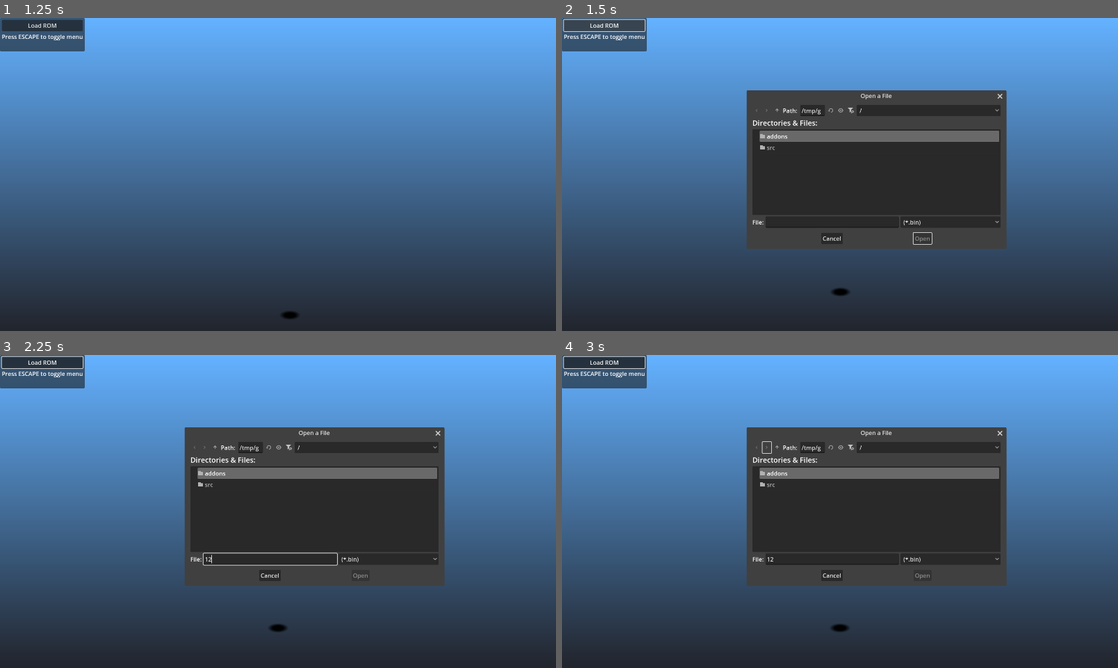
Above: before the commit, frames 1-4 (two rows, left to right).
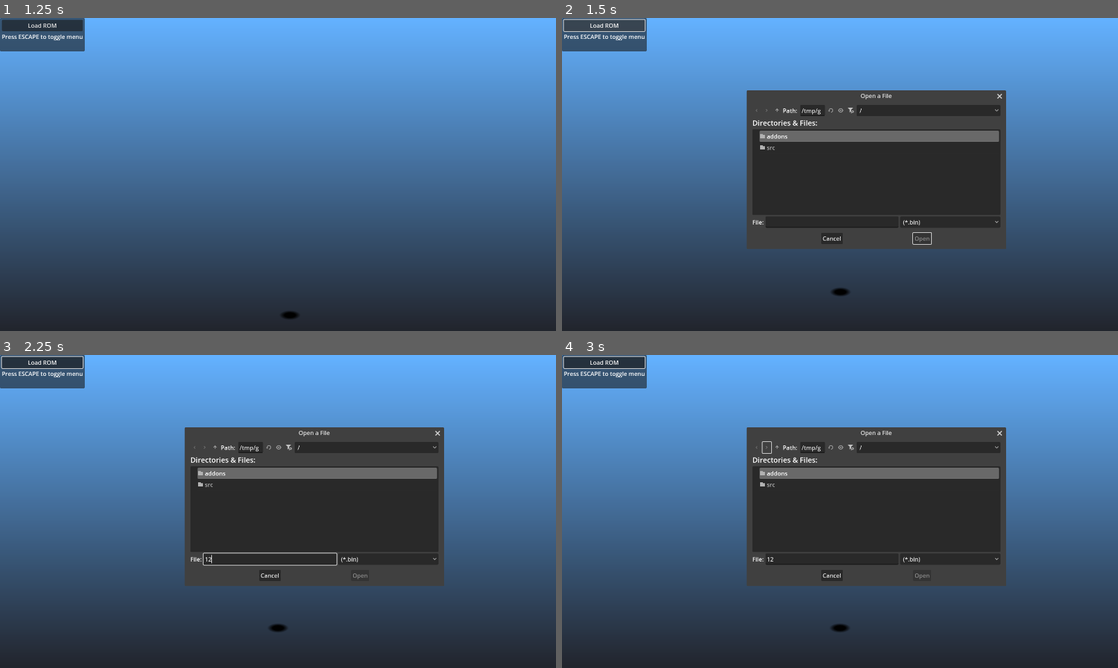
Above: after the commit, the same moments.

Repository: mrgudenheim/TacticsEngineG
Game: Godot game, scene res://src/Map/map_viewer.tscn
The game is run twice, just before and just after one commit, with the same random seed, the same clock (stepped at 60 frames per second) and the same inputs.
Inputs (mouse positions are in pixels of both pictures, inside the frame that each line leads up to):
- Up to frame 1 (1.25 s): tap Enter (ui_accept) at 0.5, 0.77 s; move the mouse to (400, 158) at 0.52 s; hold D from 0.53 s (still down); click (400, 158) at 0.6 s
- Up to frame 2 (1.5 s): release D at 1.25 s; click "Load ROM" at 1.25 s
- Up to frame 3 (2.25 s): click (272, 558) at 2.02 s; type "12" at 2.1 s
- Up to frame 4 (3 s): click (767, 448) at 2.75 s

Frame 1 is identical in both runs. In frame 2, 0.1% of the frame differs, in the area x 61-80%, y 23-74%; in frame 3, 0.1%; in frame 4, 0.1%.
Error before the commit: Invalid access to property or key 'sequences' on a base object of type 'Nil'. (res://src/Unit/unit_animation_manager.gd:501)
Error after the commit: Out of bounds get index '0' (on base: 'Array[ItemData]') (res://src/Unit/unit_debug_menu.gd:46)

Commit message:
added item data

Diff:
--- a/src/Unit/unit.gd
+++ b/src/Unit/unit.gd
@@ -4,7 +4,8 @@
 # https://ffhacktics.com/wiki/Miscellaneous_Unit_Data
 # https://ffhacktics.com/wiki/Battle_Stats
 
-signal ability_set(id: int)
+signal ability_assigned(id: int)
+signal ability_completed()
 
 @export var controller: UnitControllerRT
 @export var animation_manager: UnitAnimationManager
@@ -24,7 +25,7 @@
 var game_over_trigger: bool = false
 var type_id = 0 # male, female, monster
 var death_counter: int = 3
-var zodiac = "Libra"
+var zodiac = "Ares"
 
 var innate_ability_ids: PackedInt32Array = []
 var skillsets: Array = []
@@ -32,7 +33,8 @@
 var support_ability: Array = []
 var movement_ability: Array = []
 
-var equipment: Array = []
+var primary_weapon: ItemData
+var equipment: PackedInt32Array = []
 
 var exp: int = 0
 var level: int = 0
@@ -71,7 +73,8 @@
 var job_levels
 var job_jp
 
-var ability_remaining_ct: int = 0 # TODO this should be tracked per ability?
+var charging_abilities_ids: PackedInt32Array = []
+var charging_abilities_remaining_ct: PackedInt32Array = [] # TODO this should be tracked per ability?
 var sprite_id: int = 0
 var portrait_palette_id: int = 0
 var unit_id: int = 0
@@ -118,12 +121,14 @@
 
 
 func initialize_unit() -> void:
+	animation_manager.unit_debug_menu.populate_options()
 	animation_manager.unit_debug_menu.anim_id_spin.value = idle_animation_id
 
 	# 1 cure
 	# 0xc8 blood suck
 	# 0x9b stasis sword
 	set_ability(0x9b)
+	set_primary_weapon(1)
 
 
 func _process(delta: float) -> void:
@@ -157,7 +162,12 @@
 		animation_manager.unit_debug_menu.anim_id_spin.value = ability_data.animation_charging_id + int(is_back_facing)
 		await get_tree().create_timer(0.1 + (ability_data.ticks_charge_time * 0.1)).timeout
 	if ability_data.animation_executing_id != 0:
-		animation_manager.unit_debug_menu.anim_id_spin.value = ability_data.animation_executing_id + int(is_back_facing)
+		if ability_data.animation_executing_id == 0:
+			#animation_executing_id = 0x3e * 2 # TODO look up based on equiped weapon and target relative height
+			#animation_manager.unit_debug_menu.anim_id_spin.value = 0x3e * 2 # TODO look up based on equiped weapon and target relative height
+			animation_manager.unit_debug_menu.anim_id_spin.value = RomReader.battle_bin_data.weapon_animation_ids[primary_weapon.item_type].y * 2 # TODO lookup based on target relative height
+		else:
+			animation_manager.unit_debug_menu.anim_id_spin.value = ability_data.animation_executing_id + int(is_back_facing)
 
 		var new_vfx_location: Node3D = Node3D.new()
 		new_vfx_location.position = pos
@@ -172,6 +182,7 @@
 
 		await animation_manager.animation_completed
 
+	ability_completed.emit()
 	animation_manager.reset_sprites()
 	animation_manager.unit_debug_menu.anim_id_spin.value = idle_animation_id  + int(is_back_facing)
 	can_move = true
@@ -253,4 +264,10 @@
 
 	animation_manager.unit_debug_menu.sprite_viewer.texture = ImageTexture.create_from_image(ability_data.vfx_data.vfx_spr.spritesheet)
 
-	ability_set.emit(new_ability_id)
+	ability_assigned.emit(new_ability_id)
+
+func set_primary_weapon(new_weapon_id: int) -> void:
+	#ability_id = new_ability_id
+	primary_weapon = RomReader.items[new_weapon_id]
+
+	#ability_assigned.emit(new_ability_id)
--- a/src/Unit/unit_debug_menu.gd
+++ b/src/Unit/unit_debug_menu.gd
@@ -22,7 +22,7 @@
 	unit_controller = get_parent() as UnitControllerRT
 	unit = get_parent().get_parent() as UnitData
 
-	RomReader.rom_loaded.connect(populat_sprite_options)
+	RomReader.rom_loaded.connect(populate_sprite_options)
 	sprite_options.item_selected.connect(_on_sprite_option_selected)
 	anim_id_spin.value_changed.connect(_on_anim_id_spin_value_changed)
 	weapon_options.item_selected.connect(func(idx) -> void:
@@ -32,7 +32,7 @@
 		animation_manager._on_animation_changed())
 
 	ability_id_spin.value_changed.connect(_on_ability_id_value_changed)
-	unit.ability_set.connect(func(id): ability_id_spin.value = id)
+	unit.ability_assigned.connect(func(id): ability_id_spin.value = id)
 
 func _process(delta: float) -> void:
 	position = MapViewer.main_camera.unproject_position(unit_controller.position) + Vector2(50, -50)
@@ -40,8 +40,10 @@
 
 func populate_options() -> void:
 	weapon_options.clear()
-	for weapon_index: int in UnitAnimationManager.weapon_table.size():
-		weapon_options.add_item(str(UnitAnimationManager.weapon_table[weapon_index][0]))
+	#for weapon_index: int in UnitAnimationManager.weapon_table.size():
+		#weapon_options.add_item(str(UnitAnimationManager.weapon_table[weapon_index][0]))
+	for weapon_index: int in RomReader.NUM_WEAPONS:
+		weapon_options.add_item(RomReader.items[weapon_index].name + " (" + str(RomReader.items[weapon_index].item_type) + ")")
 
 	item_options.clear()
 	for item_list_index: int in UnitAnimationManager.item_list.size():
@@ -50,7 +52,7 @@
 		item_options.add_item(str(UnitAnimationManager.item_list[item_list_index][1]))
 
 
-func populat_sprite_options() -> void:
+func populate_sprite_options() -> void:
 	sprite_options.clear()
 	for spr: Spr in RomReader.sprs:
 		sprite_options.add_item(spr.file_name)
--- a/src/file_formats/ability_data.gd
+++ b/src/file_formats/ability_data.gd
@@ -88,12 +88,6 @@
 	ticks_charge_time = RomReader.scus_data.ct[new_id]
 
 
-
-	if animation_executing_id == 0:
-		animation_executing_id = 0x3e * 2 # TODO look up based on equiped weapon and target relative height
-		# use RomReader.battle_bin_data.weapon_animation_ids
-
-
 func display_vfx(location: Node3D) -> void:
 	if vfx_id == 163: # TODO handle vfx other than stasis sword
 		display_stasis_sword_vfx(location)
--- a/src/file_formats/battle_bin_data.gd
+++ b/src/file_formats/battle_bin_data.gd
@@ -69,9 +69,17 @@
 		ability_animation_text_ids[ability_id] = ability_animation_id_bytes.decode_u8((ability_id * entry_size) + 2)
 
 	# ability vfx header offsets
+	entry_size = 3
+	num_entries = ItemData.ItemType.CLOTH + 1
+	weapon_animation_ids.resize(num_entries)
+	var data_bytes: PackedByteArray = battle_bytes.slice(weapon_animation_ids_start, weapon_animation_ids_start + (num_entries * entry_size))
+	for id: int in data_bytes.size() / entry_size:
+		weapon_animation_ids[id] = Vector3(data_bytes.decode_u8(id * entry_size), data_bytes.decode_u8(id * entry_size) + 1, data_bytes.decode_u8(id * entry_size) + 2)
+
+	# ability vfx header offsets
 	entry_size = 4
 	num_entries = RomReader.NUM_VFX
-	var data_bytes: PackedByteArray = battle_bytes.slice(ability_vfx_header_offsets_start, ability_vfx_header_offsets_start + (num_entries * entry_size))
+	data_bytes = battle_bytes.slice(ability_vfx_header_offsets_start, ability_vfx_header_offsets_start + (num_entries * entry_size))
 	ability_vfx_header_offsets.resize(RomReader.NUM_VFX)
 	for id: int in data_bytes.size() / entry_size:
 		ability_vfx_header_offsets[id] = data_bytes.decode_u32(id * entry_size) - 0x801c2500
--- a/src/file_formats/fft_text.gd
+++ b/src/file_formats/fft_text.gd
@@ -76,6 +76,7 @@
 var ability_names: PackedStringArray = []
 var spell_quotes: PackedStringArray = []
 var battle_effect_text: PackedStringArray = []
+var item_names: PackedStringArray = []
 
 var map_names: PackedStringArray = []
 var location_names: PackedStringArray = []
@@ -88,6 +89,7 @@
 	ability_names = battle_text.text_arrays[BattleBinTextSections.ABILITY_NAMES]
 	spell_quotes = text_to_string(RomReader.get_file_data("SPELL.MES"))
 	battle_effect_text = battle_text.text_arrays[BattleBinTextSections.BATTLE_ACTION_EFFECT]
+	item_names = battle_text.text_arrays[BattleBinTextSections.ITEM_NAMES]
 
 	map_names = world_text.text_arrays[WorldLzwSections.MAP_NAMES]
 	location_names = world_text.text_arrays[WorldLzwSections.LOCATION_NAMES]
--- a/src/file_formats/item_data.gd
+++ b/src/file_formats/item_data.gd
@@ -1,11 +1,14 @@
 class_name ItemData
 
+# https://ffhacktics.com/wiki/Item_Data
+
 var name: String = "Item name"
+var id: int = 0
 var sprite_id: int = 0
 var palette_id: int = 0
 var min_level: int = 0
-var slot_type
-var item_type
+var slot_type: SlotType
+var item_type: ItemType = ItemType.FISTS
 var price: int = 100
 var shop_availability_start: int = 0
 
@@ -19,6 +22,7 @@
 	}
 
 enum ItemType {
+	FISTS = 0,
 	KNIFE = 1,
 	NINJA_BLADE,
 	SWORD,
@@ -54,3 +58,23 @@
 	BOMB,
 	ITEM,
 	}
+
+# In SCUS data tables
+func _init(idx: int = 0) -> void:
+	name = RomReader.fft_text.item_names[idx]
+	id = idx
+	item_type = RomReader.scus_data.item_types[idx]
+	slot_type = RomReader.scus_data.item_slot_types[idx]
+
+	sprite_id = RomReader.scus_data.item_sprite_ids[idx]
+	palette_id = RomReader.scus_data.item_palettes[idx]
+	min_level = RomReader.scus_data.item_min_levels[idx]
+	price = RomReader.scus_data.item_prices[idx]
+	shop_availability_start = RomReader.scus_data.item_shop_availability[idx]
+
+	#if idx >= 1:
+		#item_type = RomReader.scus_data.item_types[idx - 1]
+	#else:
+		#item_type = ItemType.FISTS
+
+	# TODO rest of item data
--- a/src/file_formats/scus_942_21_data.gd
+++ b/src/file_formats/scus_942_21_data.gd
@@ -75,6 +75,17 @@
 
 # Item data
 # https://ffhacktics.com/wiki/Item_Data
+var item_data_base_start: int = 0x536b8 # 0xfd entries, 0x0c bytes each
+var item_entries: int = 0xfe
+var item_entry_length: int = 0x0c
+var item_palettes: PackedInt32Array = []
+var item_sprite_ids: PackedInt32Array = []
+var item_min_levels: PackedInt32Array = []
+var item_slot_types: PackedInt32Array = []
+var item_types: PackedInt32Array = []
+var item_attributes # TODO
+var item_prices: PackedInt32Array = []
+var item_shop_availability: PackedInt32Array = []
 
 
 func init_from_scus() -> void:
@@ -181,3 +192,23 @@
 		inflict_status_id[id] = ability_data_bytes.decode_u8((id * entry_size) + 11)
 		ct[id] = ability_data_bytes.decode_u8((id * entry_size) + 12)
 		mp_cost[id] = ability_data_bytes.decode_u8((id * entry_size) + 13)
+
+	# item data base
+	item_palettes.resize(item_entries)
+	item_sprite_ids.resize(item_entries)
+	item_min_levels.resize(item_entries)
+	item_slot_types.resize(item_entries)
+	item_types.resize(item_entries)
+	# item_attributes # TODO
+	item_prices.resize(item_entries)
+	item_shop_availability.resize(item_entries)
+
+	var item_data_bytes: PackedByteArray = scus_bytes.slice(item_data_base_start, item_data_base_start + (item_entries * item_entry_length))
+	for id: int in item_entries:
+		item_palettes[id] = item_data_bytes.decode_u8(id * item_entry_length)
+		item_sprite_ids[id] = item_data_bytes.decode_u8((id * item_entry_length) + 1)
+		item_min_levels[id] = item_data_bytes.decode_u8((id * item_entry_length) + 2)
+		item_slot_types[id] = item_data_bytes.decode_u8((id * item_entry_length) + 3)
+		item_types[id] = item_data_bytes.decode_u8((id * item_entry_length) + 5)
+		item_prices[id] = item_data_bytes.decode_u16((id * item_entry_length) + 8)
+		item_shop_availability[id] = item_data_bytes.decode_u8((id * item_entry_length) + 10)
--- a/src/rom_reader.gd
+++ b/src/rom_reader.gd
@@ -26,6 +26,8 @@
 const NUM_MONSTER_SKILLSETS = 0xe0 - 0xb0
 const NUM_JOBS = 0xa0
 const NUM_VFX = 511
+const NUM_ITEMS = 254 # 256?
+const NUM_WEAPONS = 122
 
 var sprs: Array[Spr] = []
 var spr_file_name_to_id: Dictionary[String, int] = {}
@@ -35,6 +37,7 @@
 var maps: Array[MapData] = []
 var vfx: Array[VisualEffectData] = []
 var abilities: Array[AbilityData] = []
+var items: Array[ItemData] = []
 
 @export_file("*.txt") var item_frames_csv_filepath: String = "res://src/fftae/frame_data_item.txt"
 
@@ -94,6 +97,10 @@
 
 	for ability_id: int in NUM_ACTIVE_ABILITIES:
 		abilities.append(AbilityData.new(ability_id))
+
+	items.resize(NUM_ITEMS)
+	for id: int in NUM_ITEMS:
+		items[id] = (ItemData.new(id))
 
 	# testing vfx vram data
 	#for ability_id: int in NUM_ACTIVE_ABILITIES:
